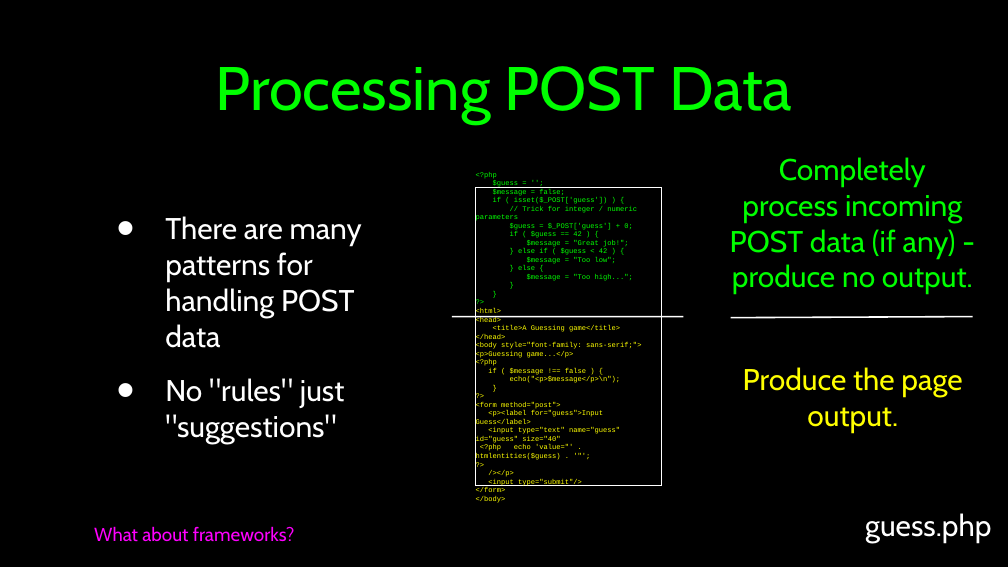
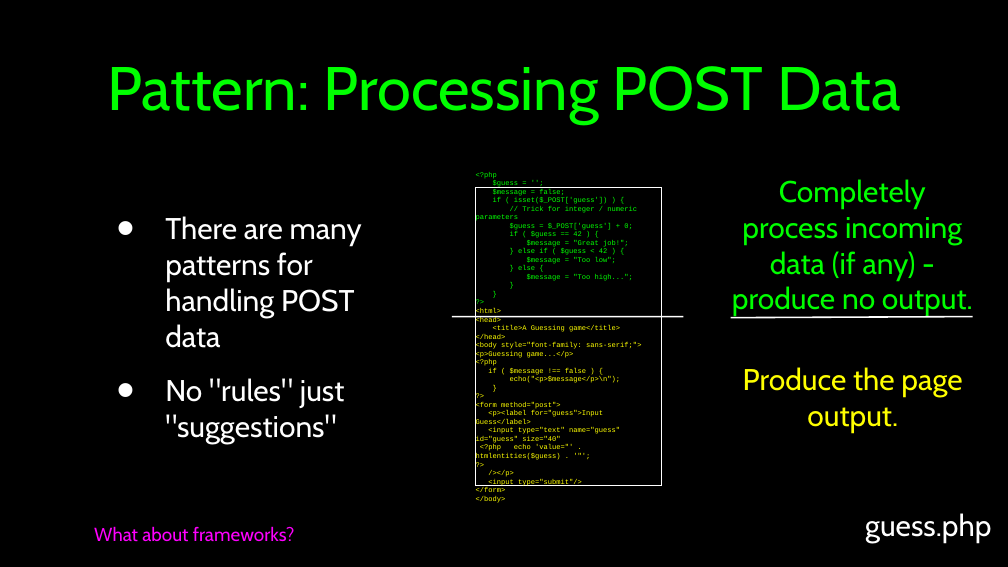
Before and after one commit to csev/wa4e, a slide deck: slide 17 of lectures/PHP-06-Forms.ppt. Drawn at 1008x567 pixels with LibreOffice and Linux fonts; fonts in the diff are those of the drawing. Boxes give left, top, right and bottom in pixels: in the first picture for what was removed or moved away, otherwise in the second. Text is boxed around its words. In the diff, an @@ line names an element or a change of style, - is before the commit and + after.

```diff
--- a/lectures/PHP-06-Forms.ppt
+++ b/lectures/PHP-06-Forms.ppt
@@ title at bbox=[107, 66, 900, 124]: text changed @@
-Processing POST Data
+Pattern: Processing POST Data
@@ text at bbox=[732, 179, 973, 316]: text changed @@
-Completely process incoming POST data (if any) - produce no output.
+Completely process incoming data (if any) - produce no output.
```
Also in this commit, not shown: 2 other slides changed, 2 slides added.
